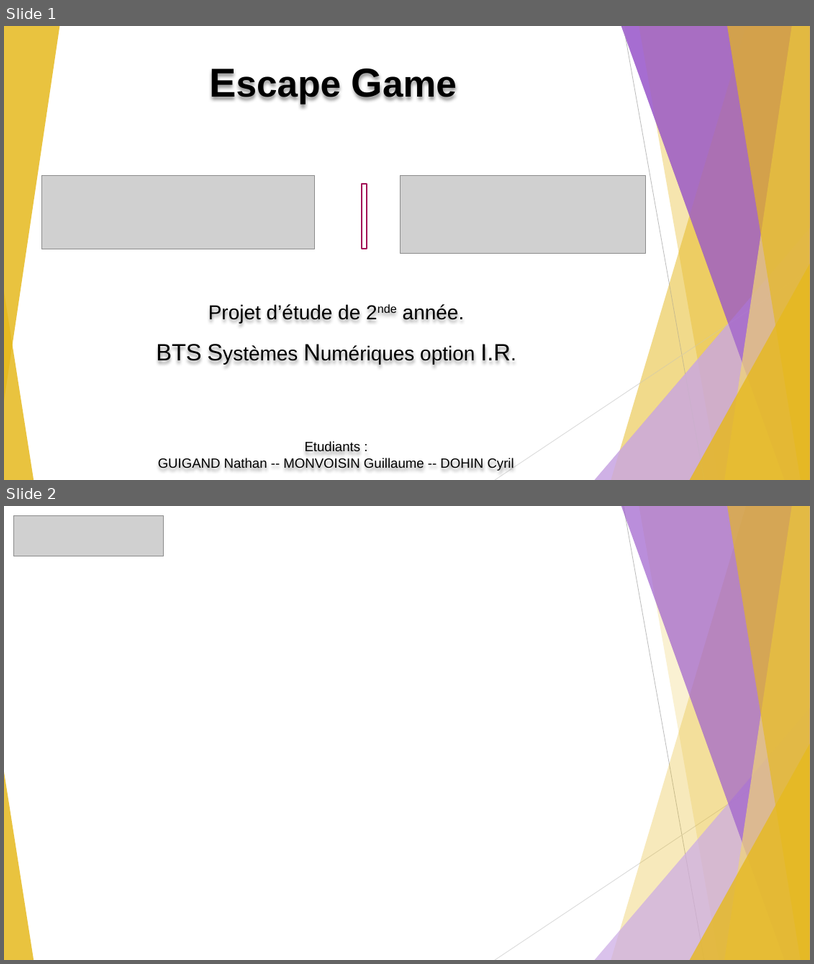
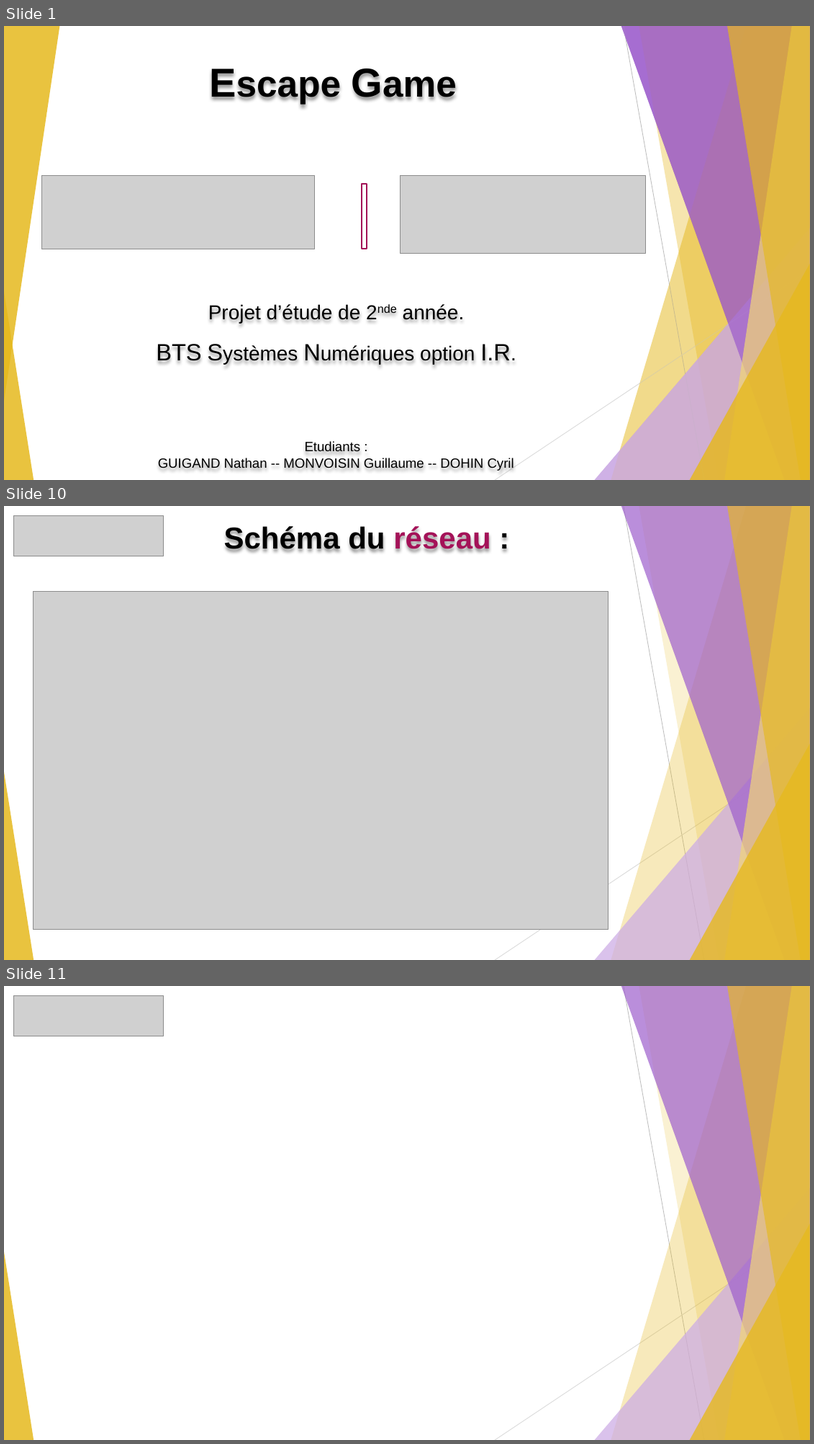
Before and after one commit to GuiguiMvn/Systeme-Escape-Game-Telethon, a slide deck: Nathan/PowerPoint modèle (à copier_coller).pptx. Shown one above the other, each under a label of ours: slides 1 and 2 before the commit, slides 1, 10 and 11 after it; the slides between them are not shown. The pictures are 814x964 and 814x1444 pixels, drawn with LibreOffice and Linux fonts; fonts in the diff are those of the drawing; grey boxes stand for pictures. Boxes give left, top, right and bottom in pixels: in the first picture for what was removed or moved away, otherwise in the second. Text is boxed around its words. In the diff, an @@ line names an element or a change of style, - is before the commit and + after.

```diff
--- a/Nathan/PowerPoint modèle (à copier_coller).pptx
+++ b/Nathan/PowerPoint modèle (à copier_coller).pptx
@@ slide 10 added at [4,506,810,960], background #FFFFFF; not listed: 10 template elements that a slide beside it also shows @@
@@ picture added at [13,515,164,556] @@
@@ text added at [224,524,491,554], 36 pt, text #000000, bold @@
+Schéma du réseau :
@@ picture added at [33,591,608,929] @@
@@ what was slide 2 is now slide 11 @@
```
Also in this commit, not shown: 8 other slides added, 3 slides removed, 4 other files.
